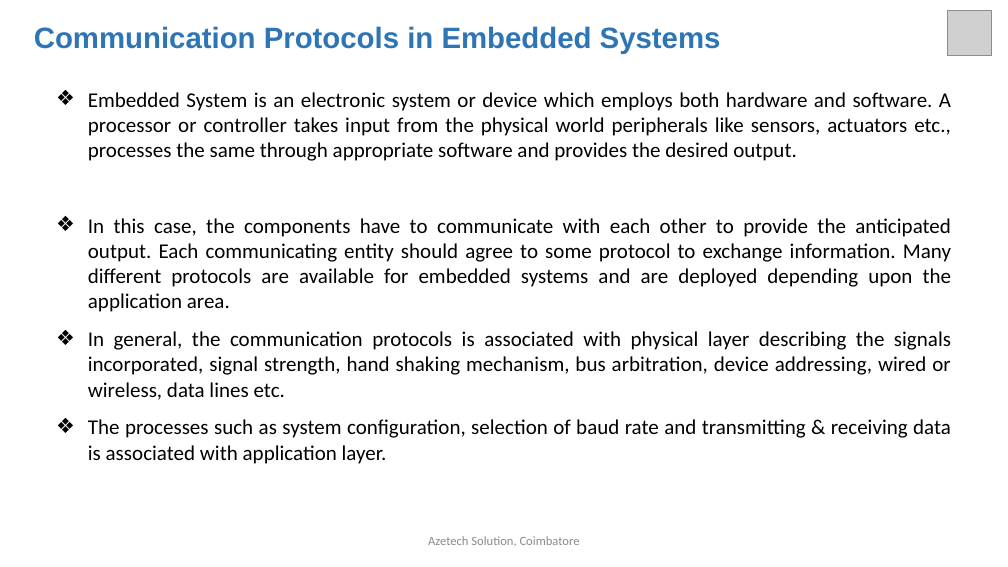
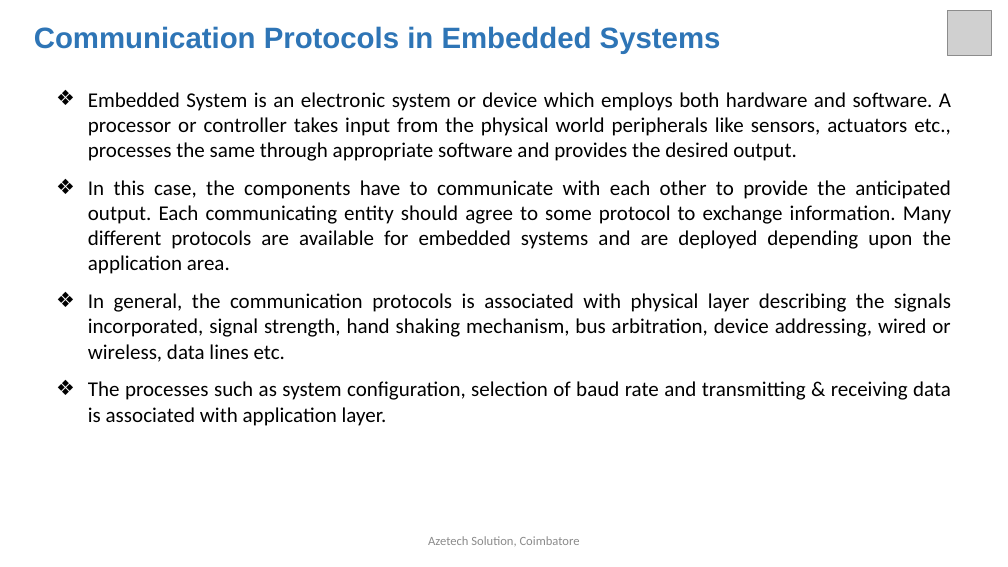
Before and after one commit to arulnelson/AZETECH-CLASS-NOTES, a slide deck: slide 3 of STM32_DOCS/STM32_UART.pptx. Drawn at 1008x567 pixels with LibreOffice and Linux fonts; fonts in the diff are those of the drawing; grey boxes stand for pictures. Boxes give left, top, right and bottom in pixels: in the first picture for what was removed or moved away, otherwise in the second. Text is boxed around its words. In the diff, an @@ line names an element or a change of style, - is before the commit and + after.

```diff
--- a/STM32_DOCS/STM32_UART.pptx
+++ b/STM32_DOCS/STM32_UART.pptx
@@ text "Embedded System is an electronic ..." rewrapped from [88, 92, 952, 464] to [88, 92, 952, 426] @@
```
Also in this commit, not shown: 2 other slides changed, 1 slide removed.
